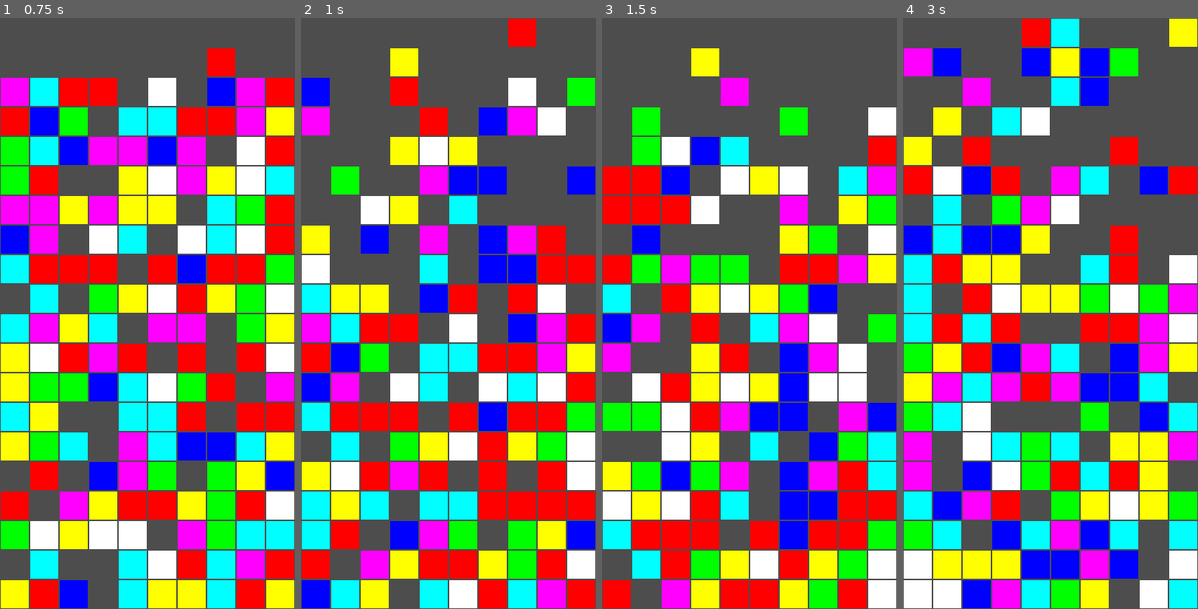
Above: before the commit, frames 1-4 (left to right).
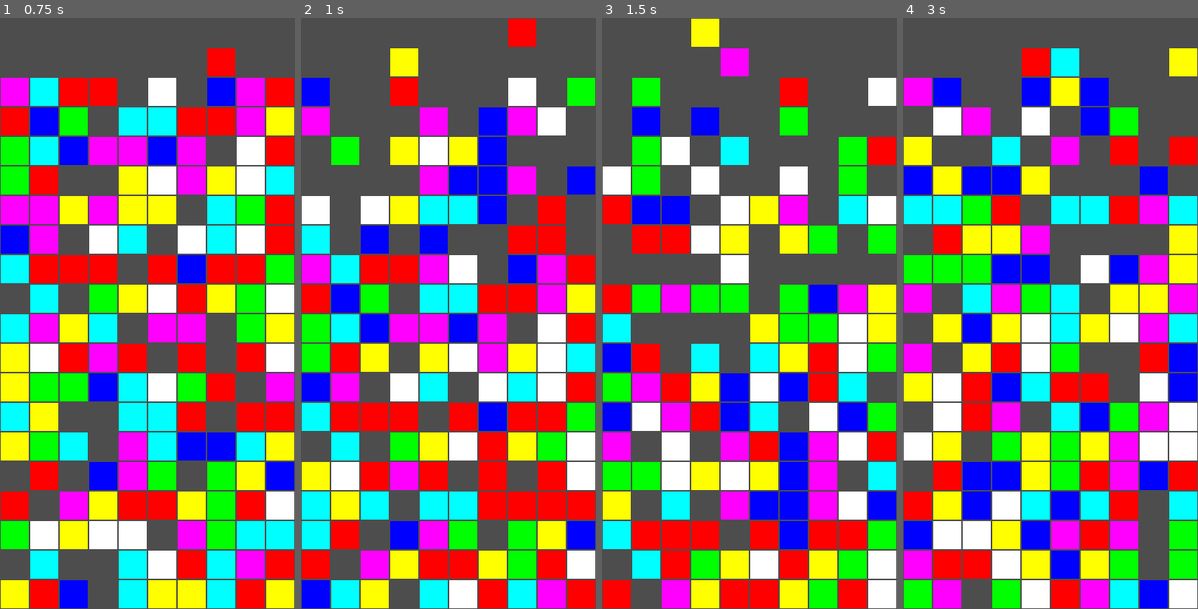
Above: after the commit, the same moments.

Repository: kasworld/gd4tetris
Game: Godot game, scene res://main.tscn
The game is run twice, just before and just after one commit, with the same random seed, the same clock (stepped at 60 frames per second) and the same inputs.
Inputs:
- Up to frame 1 (0.75 s): no input
- Up to frame 2 (1 s): no input
- Up to frame 3 (1.5 s): no input
- Up to frame 4 (3 s): no input

Frame 1 is identical in both runs. In frame 2, 21% of the frame differs, in the area x 0-100%, y 15-60%; in frame 3, 46%; in frame 4, 70%, in the area x 0-100%, y 0-100%.

Commit message:
update remove fullline

Diff:
--- a/main.gd
+++ b/main.gd
@@ -6,7 +6,7 @@
 	const BoardH = 20*BoardScale
 	const Board2ScreenW = 100/BoardScale # screen board ratio
 	const Board2ScreenH = 100/BoardScale # screen board ratio
-	const UnitBorderSize = 2
+	const UnitBorderSize = Board2ScreenW / 50
 	func MakeUnit():
 		var tu = Polygon2D.new()
 		tu.set_polygon( PackedVector2Array([
@@ -53,13 +53,14 @@
 		return tu
 
 	# 장애물 미리 설정할때 사용.
-	func add_unit_to_board(x,y,co):
+	func add_unit_to_board(x,y,co)->bool:
 		if !is_in(x,y) || !empty_at(x,y):
-			print("fail to add_unit_to_board %d %d %s" %[x, y, co])
-			return
+#			print("fail to add_unit_to_board %d %d %s" %[x, y, co])
+			return false
 		var tu = new_unit(x,y,co)
 		scene.add_child(tu)
 		board[x][y]=tu
+		return true
 
 	# 이동이 끝난 것을 보드 관리로 이관
 	func set_to_board(tmino):
@@ -93,36 +94,28 @@
 		return fulllines
 
 	func remove_fulllines(fulllines):
+		if fulllines.size() == 0 :
+			return
 		fulllines.sort()
 		fulllines.reverse()
-		for y in fulllines:
-			remove_line(y)
-			scrolldown_to_line(y)
-
-	func remove_line(y):
 		for x in BoardW:
-			if board[x][y] != null:
-				scene.remove_child(board[x][y])
-				free_unit.push_back(board[x][y])
-				board[x][y] = null
-
-	func scrolldown_to_line(y):
-		if y <= 0:
-			print("invalid y %d",y)
-			return
-		for yl in range( y,0,-1):
-			for x in BoardW:
-				swap(x,yl-1,x,yl)
-
-	func swap(x1,y1,x2,y2):
-		var o1 = board[x1][y1]
-		var o2 = board[x2][y2]
-		board[x1][y1] = o2
-		board[x2][y2] = o1
-		if o1 != null:
-			o1.position = Vector2(x2*Board2ScreenW, y2*Board2ScreenH)
-		if o2 != null:
-			o2.position = Vector2(x1*Board2ScreenW, y1*Board2ScreenH)
+			scroll_down_column(fulllines,x)
+
+	func fix_unitpos(x,y):
+		if board[x][y] != null:
+			board[x][y].position = Vector2(x*Board2ScreenW, y*Board2ScreenH)
+
+	func scroll_down_column(fulllines,x):
+		var fillarray = []
+		fillarray.resize(fulllines.size())
+		for yl in fulllines:
+			if board[x][yl] != null:
+				scene.remove_child(board[x][yl])
+				free_unit.push_back(board[x][yl])
+			board[x].remove_at(yl)
+		board[x] = fillarray.duplicate() + board[x]
+		for yl in range(fulllines.size(),fulllines[0]+1):
+			fix_unitpos(x,yl)
 
 	func is_in(x,y)->bool:
 		return x>=0 && x< BoardW && y>=0 && y<BoardH
@@ -259,18 +252,17 @@
 
 # Called every frame. 'delta' is the elapsed time since the previous frame.
 func _process(delta: float) -> void:
-	fill_random()
-	var fulllines = TetBoard.scan_fulllines()
-	TetBoard.remove_fulllines(fulllines)
+	removelinetest()
 	pass
 
-func fill_random():
-	for i in range(10):
+func removelinetest():
+	for i in range(TetBoard.BoardW):
 		TetBoard.add_unit_to_board(
 			TetBoard.rand_x(),TetBoard.rand_y(),
 			Tetromino.TetColor[ Tetromino.rand_type()]
 			)
-
+	var fulllines = TetBoard.scan_fulllines()
+	TetBoard.remove_fulllines(fulllines)
 
 func force_down():
 	var act_success = TetMino.move_down()
@@ -302,4 +294,5 @@
 
 
 func _on_act_timer_timeout() -> void:
-	act_random()
+	pass
+#	act_random()
